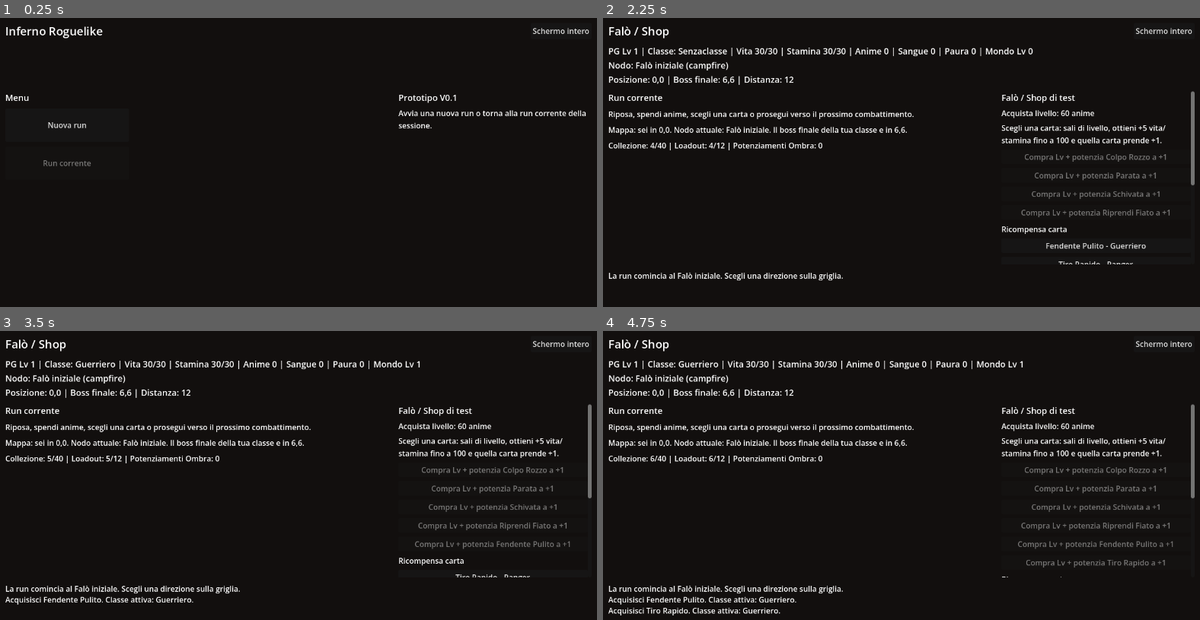
Above: before the commit, frames 1-4 (two rows, left to right).
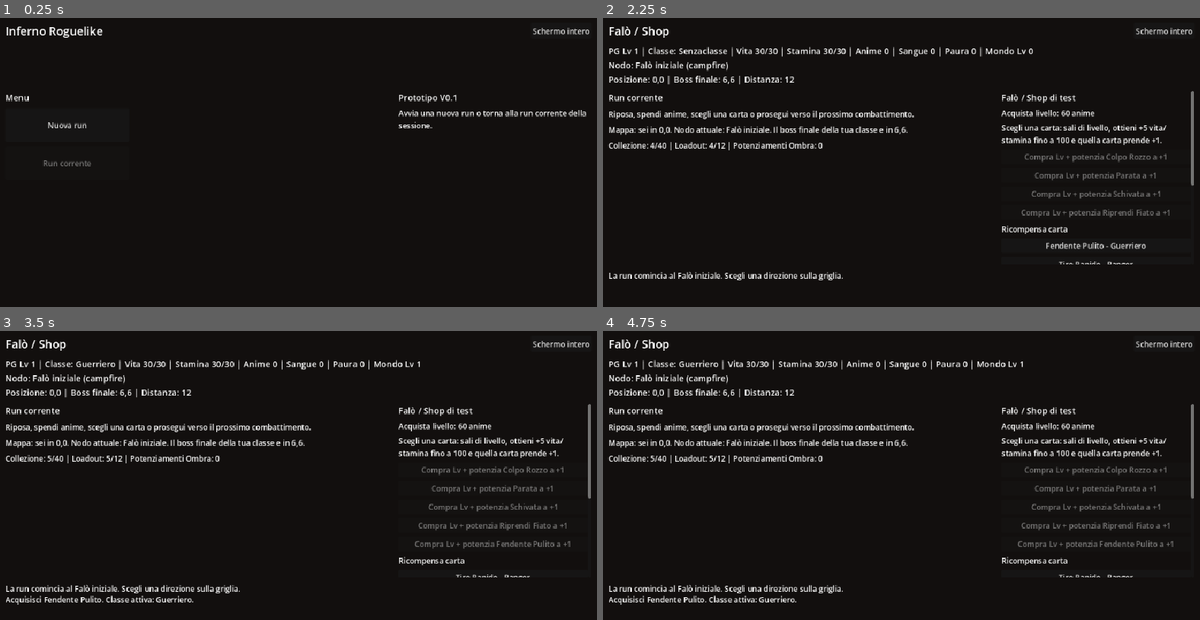
Above: after the commit, the same moments.

Repository: Chivas1504/Gioco
Game: Godot game, scene res://scenes/main.tscn
Same seed, same stepped clock (60 frames per second), same inputs: the game is played once before the commit and once after it.
Inputs:
- Up to frame 1 (0.25 s): no input
- Up to frame 2 (2.25 s): click "Schermo intero" at 0.5 s; click "Finestra" at 1.25 s; click "Nuova run" at 2 s
- Up to frame 3 (3.5 s): click "Fendente Pulito - Guerriero" at 2.75 s
- Up to frame 4 (4.75 s): click "Tiro Rapido - Ranger" at 3.5 s; click "Dardo Occulto - Mago" at 4.25 s

The runs differ from the first frame. In frame 1, 1.0% of the frame differs, in the area x 1-99%, y 2-52%; in frame 2, 5.5%; in frame 3, 5.8%; in frame 4, 6.3%, in the area x 0-100%, y 2-99%.

Commit message:
Force scalable maximized game window

Diff:
--- a/project.godot
+++ b/project.godot
@@ -23,8 +23,9 @@
 
 window/size/viewport_width=1280
 window/size/viewport_height=720
+window/size/mode=2
 window/size/resizable=true
-window/stretch/mode="viewport"
+window/stretch/mode="canvas_items"
 window/stretch/aspect="expand"
 
 [rendering]
--- a/scripts/main.gd
+++ b/scripts/main.gd
@@ -3,6 +3,8 @@
 const SCREEN_MENU = "menu"
 const SCREEN_COMBAT = "combat"
 const SCREEN_SAFE = "safe"
+const BASE_WINDOW_SIZE = Vector2i(1280, 720)
+const MIN_WINDOW_SIZE = Vector2i(960, 540)
 
 const REWARD_POOL = [
 	"warrior_clean_slash",
@@ -31,6 +33,7 @@
 var defeat_snapshot_saved = false
 
 func _ready() -> void:
+	_configure_game_window()
 	_build_ui()
 	_show_start_menu()
 	_refresh_ui()
@@ -39,6 +42,18 @@
 func _notification(what: int) -> void:
 	if what == NOTIFICATION_RESIZED and card_grid != null:
 		_refresh_ui()
+
+
+func _configure_game_window() -> void:
+	var game_window = get_window()
+	game_window.min_size = MIN_WINDOW_SIZE
+	game_window.content_scale_size = BASE_WINDOW_SIZE
+	game_window.content_scale_mode = Window.CONTENT_SCALE_MODE_CANVAS_ITEMS
+	game_window.content_scale_aspect = Window.CONTENT_SCALE_ASPECT_EXPAND
+	game_window.content_scale_stretch = Window.CONTENT_SCALE_STRETCH_FRACTIONAL
+	game_window.unresizable = false
+	if DisplayServer.window_get_mode() == DisplayServer.WINDOW_MODE_WINDOWED:
+		DisplayServer.window_set_mode(DisplayServer.WINDOW_MODE_MAXIMIZED)
 
 
 func _build_ui() -> void:
@@ -146,7 +161,7 @@
 
 func _unhandled_input(event: InputEvent) -> void:
 	if event is InputEventKey and event.pressed and not event.echo:
-		if event.keycode == KEY_F11:
+		if event.keycode == KEY_F11 or (event.alt_pressed and event.keycode == KEY_ENTER):
 			_toggle_fullscreen()
 
 
Not shown, changed: README.md
